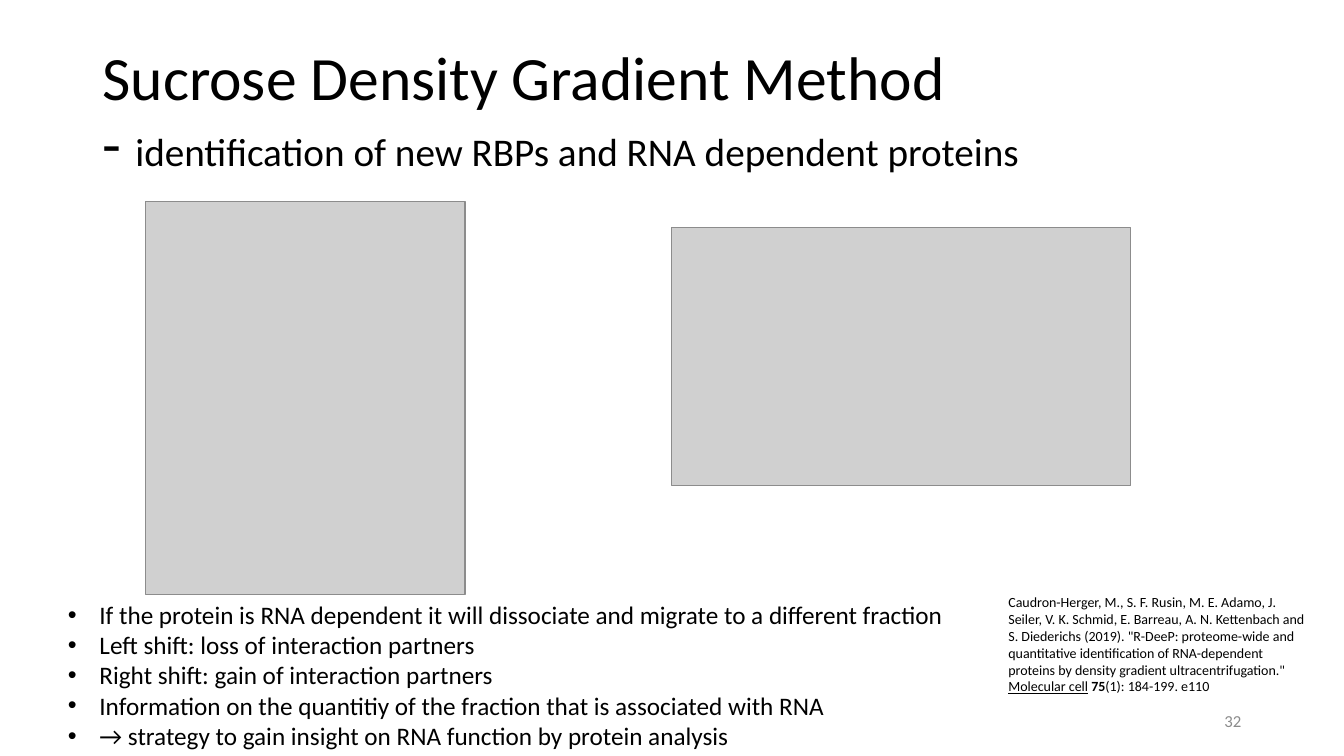
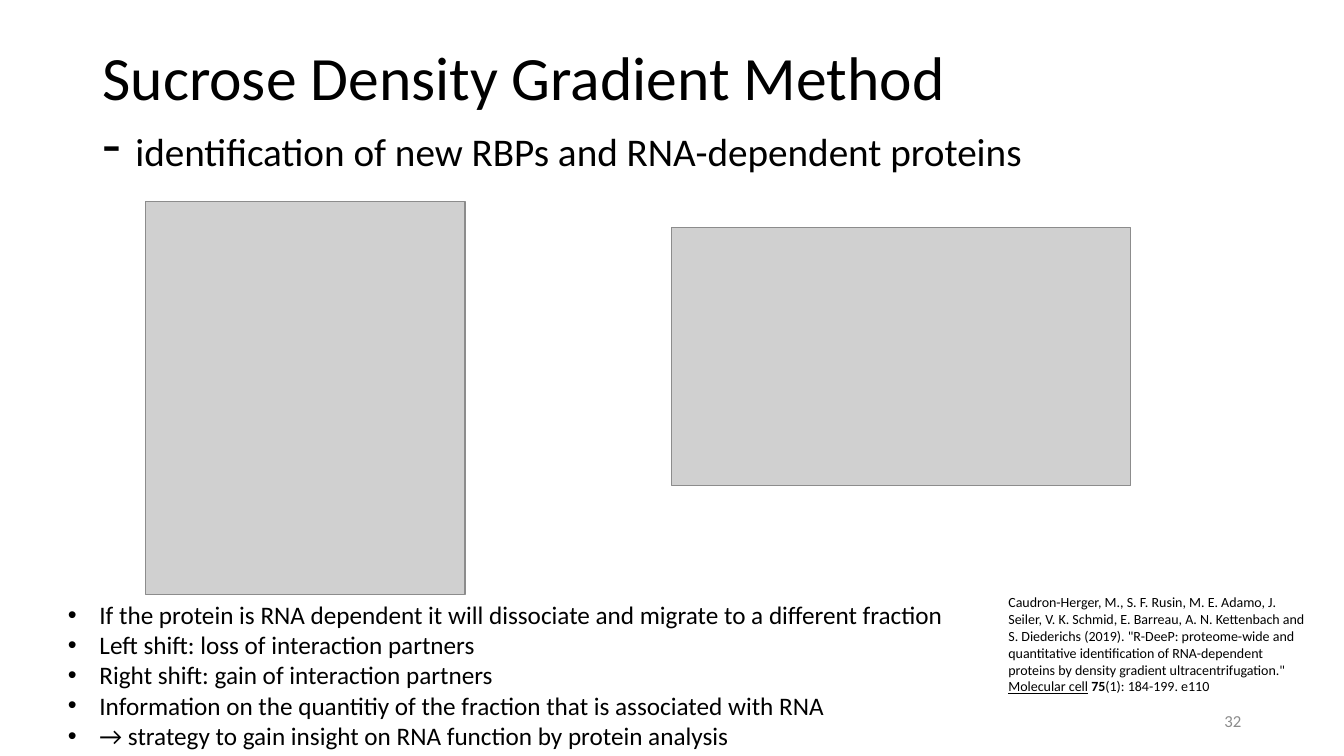
Before and after one commit to datascience-mobi-2022/2022-topic-03-team-05, a slide deck: slide 32 of Project Proposal_temporary draft.pptx. Drawn at 1344x756 pixels with LibreOffice and Linux fonts; fonts in the diff are those of the drawing; grey boxes stand for pictures. Boxes give left, top, right and bottom in pixels: in the first picture for what was removed or moved away, otherwise in the second. Text is boxed around its words. In the diff, an @@ line names an element or a change of style, - is before the commit and + after.

```diff
--- a/Project Proposal_temporary draft.pptx
+++ b/Project Proposal_temporary draft.pptx
@@ title at [102, 57, 1021, 173]: text changed @@
-Sucrose Density Gradient Method
-- identification of new RBPs and RNA dependent proteins
+Sucrose Density Gradient Method
+- identification of new RBPs and RNA-dependent proteins
```
Also in this commit, not shown: 18 other slides changed.
